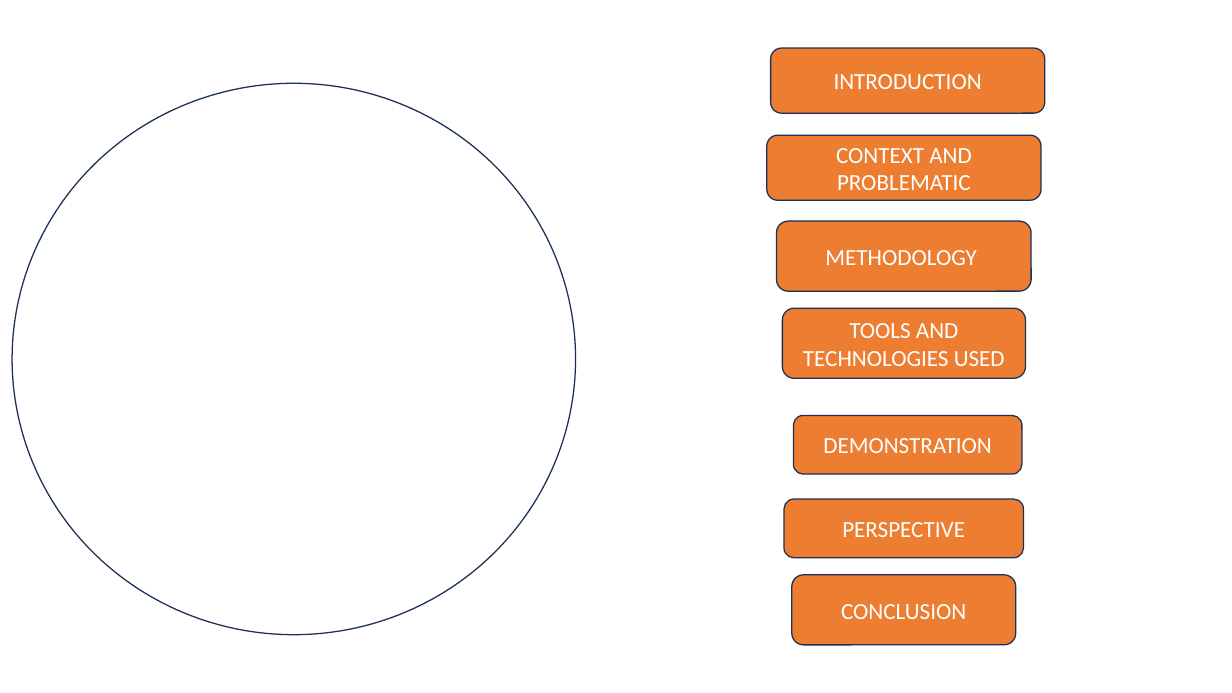
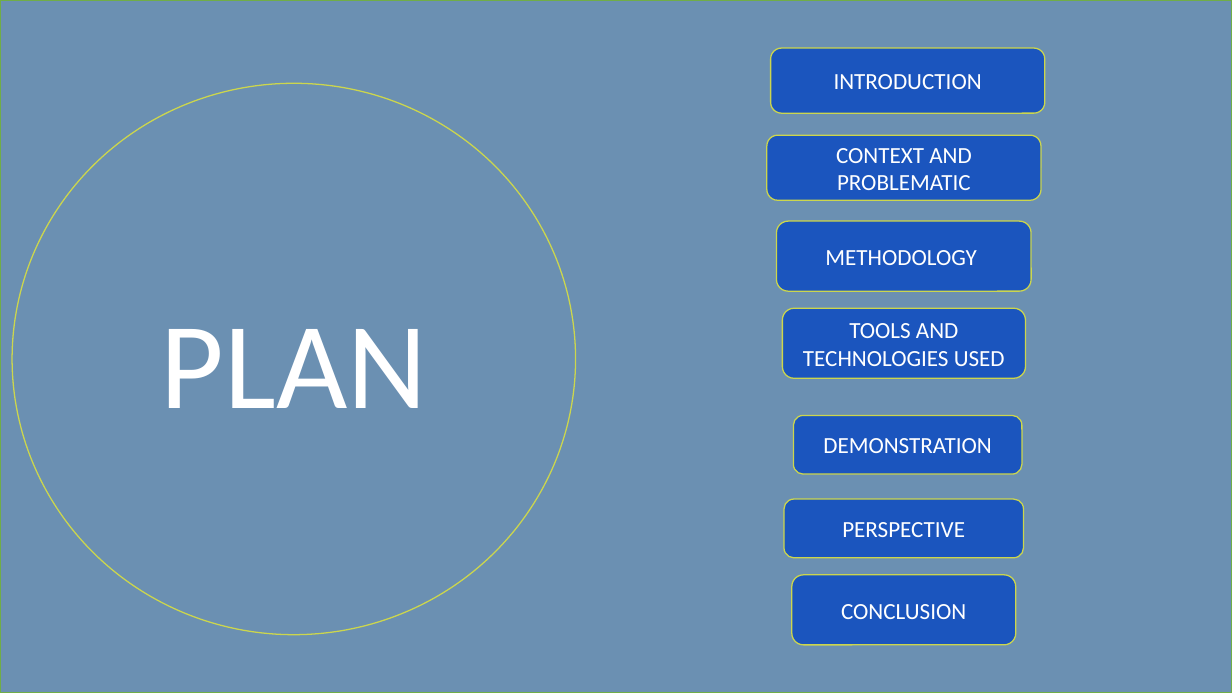
Before and after one commit to kanzuesther/level-2-report-and-diagrams, a slide deck: slide 2 of Presentation1.pptx. Drawn at 1232x693 pixels with LibreOffice and Linux fonts; fonts in the diff are those of the drawing; background and template pictures are left out. Boxes give left, top, right and bottom in pixels: in the first picture for what was removed or moved away, otherwise in the second. Text is boxed around its words. In the diff, an @@ line names an element or a change of style, - is before the commit and + after.

```diff
--- a/Presentation1.pptx
+++ b/Presentation1.pptx
@@ rectangle added at box(0, 0, 1232, 693), fill #6B90B2, outline #70AD47 1 pt @@
@@ ellipse "PLAN" at box(12, 83, 576, 635): outline #1E3256 1 pt to #CCD64D 1 pt @@
@@ fill #ED7D31 to #1B55BE; outline #1E3256 1 pt to #CCD64D 1 pt in 7 elements at box(771, 48, 1045, 113), box(767, 135, 1042, 200), box(776, 221, 1031, 291), box(783, 309, 1026, 379), box(794, 416, 1022, 475), box(785, 499, 1024, 558), box(792, 575, 1016, 645) @@
```
Also in this commit, not shown: 5 slides added, 2 slides removed, 11 other files.
